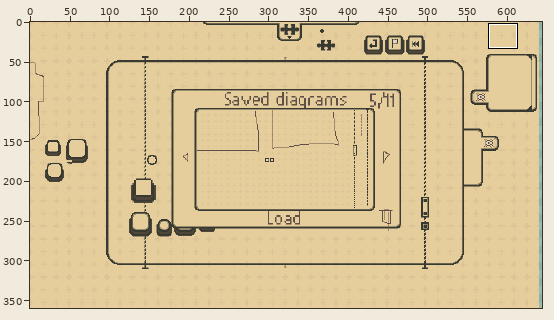
Pixel-art file: Textures/Background/full_background.aseprite. The first picture is a wide view before the edit; the outline marks the close-up.
Close-up. Before the edit:
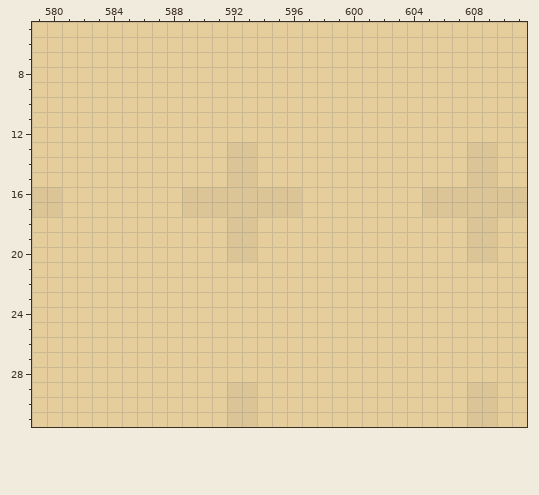
736x360 pixels, 1 frame. Colours within 5 levels of each other are drawn and written as one. Shown: x 579..611, y 5..31. The wide view leaves out empty margins. The commit also changed other parts of the picture, which this record leaves out.
And afterwards:
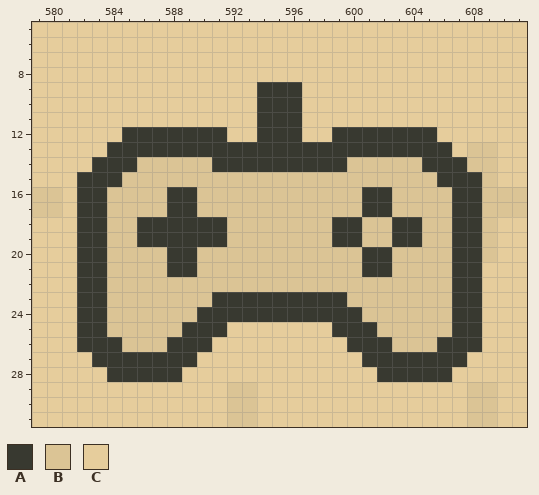
Palette (. is transparent): A #383930  B #dbc495  C #e6cd9c
The exact change:
Layer "Layer 1":
The edit turns colour B into colour A in rows 13 to 14 at x 592 to 593; in row 15 at x 608; in rows 16 to 17 at x 589 and 607 to 608; in rows 18 to 20 at x 608.
The edit turns colour C into colour A in rows 9 to 11 at x 594 to 596; in row 12 at x 585 to 591, 594 to 596 and 599 to 605; in row 13 at x 584 to 591 and 594 to 606; in row 14 at x 583 to 585, 591, 594 to 599 and 605 to 607; in row 15 at x 582 to 584 and 606 to 607; in rows 16 to 17 at x 582 to 583, 588 and 601 to 602.
The edit turns colour C into colour A in rows 18 to 19 at x 582 to 583, 586 to 591, 599 to 600, 603 to 604 and 607; in row 20 at x 582 to 583, 588 to 589, 601 to 602 and 607; in row 21 at x 582 to 583, 588 to 589, 601 to 602 and 607 to 608; in row 22 at x 582 to 583 and 607 to 608; in row 23 at x 582 to 583, 591 to 599 and 607 to 608; in row 24 at x 582 to 583, 590 to 600 and 607 to 608.
The edit turns colour C into colour A in row 25 at x 582 to 583, 589 to 591, 599 to 601 and 607 to 608; in row 26 at x 582 to 584, 588 to 590, 600 to 602 and 606 to 608; in row 27 at x 583 to 589 and 601 to 607; in row 28 at x 584 to 588 and 602 to 606.
The edit turns colour C into colour B in row 14 at x 586 to 590 and 600 to 604; in row 15 at x 585 to 591 and 594 to 605; in rows 16 to 17 at x 584 to 587, 597 to 600 and 603 to 604; in rows 18 to 19 at x 584 to 585, 594 to 598, 601 to 602 and 605 to 606; in row 20 at x 584 to 587, 590 to 591, 594 to 600 and 603 to 606; in row 21 at x 584 to 587, 590 to 600 and 603 to 606.
The edit turns colour C into colour B in row 22 at x 584 to 606; in row 23 at x 584 to 590 and 600 to 606; in row 24 at x 584 to 589 and 601 to 606; in row 25 at x 584 to 588 and 602 to 606; in row 26 at x 585 to 587 and 603 to 605.
Boxes around the changes in both close-ups, in picture pixels (x1, y1, x2, y2):
changed: (77, 82, 482, 382)
